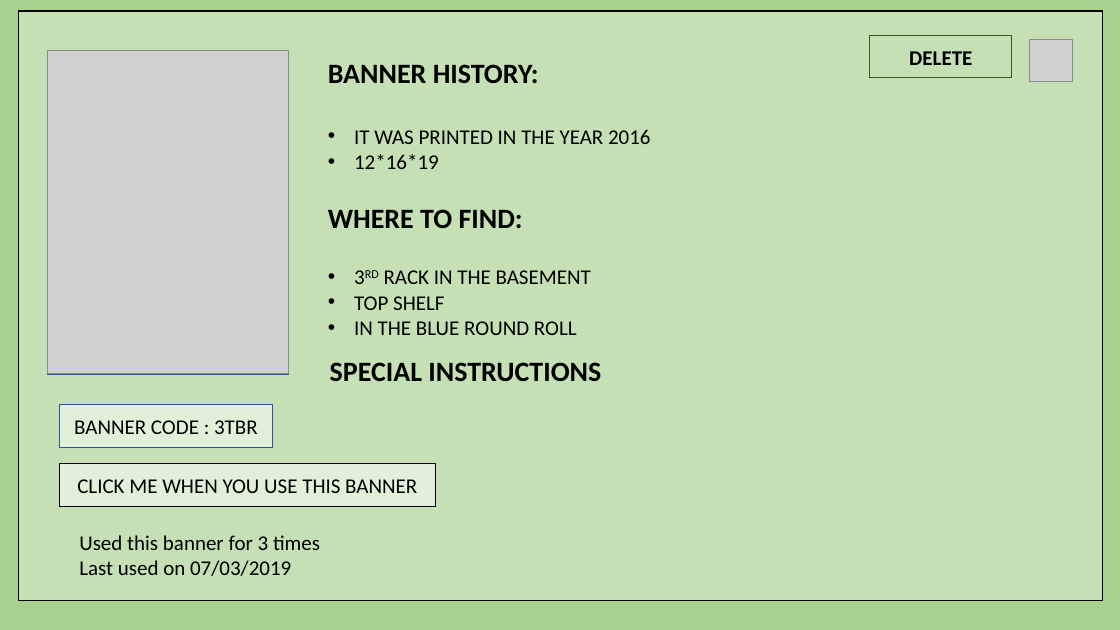
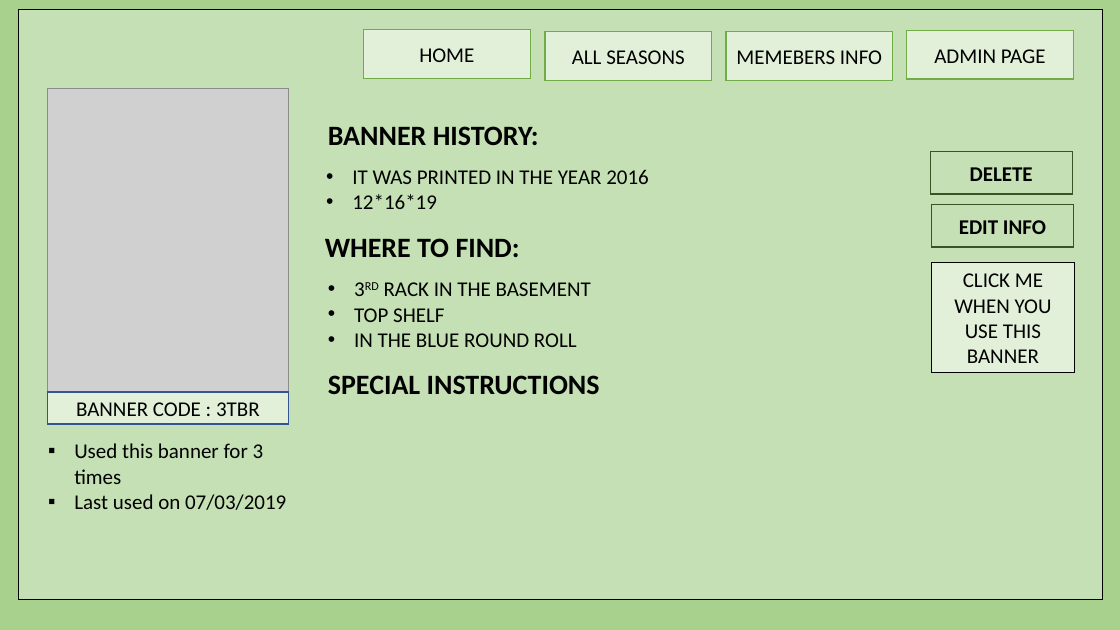
Before and after one commit to harishvavilala/Betterhappo, a slide deck: slide 12 of Powerpoints/BannerManagment.pptx. Drawn at 1120x630 pixels with LibreOffice and Linux fonts; fonts in the diff are those of the drawing; grey boxes stand for pictures. Boxes give left, top, right and bottom in pixels: in the first picture for what was removed or moved away, otherwise in the second. Text is boxed around its words. In the diff, an @@ line names an element or a change of style, - is before the commit and + after.

Commit message:
Updated Banner Information page with button and history tracking button

```diff
--- a/Powerpoints/BannerManagment.pptx
+++ b/Powerpoints/BannerManagment.pptx
@@ rectangle added at (364,29,531,78), fill #E2F0D9, outline #70AD47 1 pt, 18 pt, text #000000 @@
+HOME
@@ rectangle added at (545,32,712,81), fill #E2F0D9, outline #70AD47 1 pt, 18 pt, text #000000 @@
+ALL SEASONS
@@ rectangle added at (726,32,893,81), fill #E2F0D9, outline #70AD47 1 pt, 18 pt, text #000000 @@
+MEMEBERS INFO
@@ rectangle added at (907,30,1074,79), fill #E2F0D9, outline #70AD47 1 pt, 18 pt, text #000000 @@
+ADMIN PAGE
@@ picture removed at (1030,39,1073,82) @@
@@ picture: place and size @@
-picture at (48,50,288,374)
+picture at (48,88,288,392)
@@ rectangle: place and size @@
-rectangle at (48,52,288,376)
+rectangle at (48,88,288,372)
@@ text "BANNER HISTORY:": place and size @@
-text "BANNER HISTORY:" at (328,64,539,83)
+text "BANNER HISTORY:" at (328,126,539,145)
@@ text "IT WAS PRINTED IN THE ...": place and size @@
-text "IT WAS PRINTED IN THE ..." at (354,129,651,169)
+text "IT WAS PRINTED IN THE ..." at (352,169,649,209)
@@ rectangle "DELETE": place and size @@
-rectangle "DELETE" at (870,35,1012,77)
+rectangle "DELETE" at (930,152,1072,194)
@@ rectangle added at (932,205,1074,247), fill #C5E0B4, outline #385723 1 pt, 18 pt, text #000000, bold @@
+EDIT INFO
@@ text "WHERE TO FIND:": place and size @@
-text "WHERE TO FIND:" at (328,209,523,228)
+text "WHERE TO FIND:" at (325,238,520,257)
@@ rectangle "CLICK ME WHEN YOU USE ...": place and size @@
-rectangle "CLICK ME WHEN YOU USE ..." at (60,464,436,507)
+rectangle "CLICK ME WHEN YOU USE ..." at (932,263,1075,373)
@@ text "3RD RACK IN THE BASEMENT": place and size @@
-text "3RD RACK IN THE BASEMENT" at (354,270,591,335)
+text "3RD RACK IN THE BASEMENT" at (354,282,591,347)
@@ text "SPECIAL INSTRUCTIONS": place and size @@
-text "SPECIAL INSTRUCTIONS" at (330,362,601,382)
+text "SPECIAL INSTRUCTIONS" at (328,375,600,395)
@@ rectangle "BANNER CODE : 3TBR": place and size @@
-rectangle "BANNER CODE : 3TBR" at (60,405,273,448)
+rectangle "BANNER CODE : 3TBR" at (48,392,288,424)
@@ text "Used this banner for 3 ...": place and size @@
-text "Used this banner for 3 ..." at (79,535,320,576)
+text "Used this banner for 3 ..." at (74,443,286,510)
@@ text "Used this banner for 3 ..." at (74,443,286,510): bullet none to ▪ @@
```
Also in this commit, not shown: 7 other slides changed.
